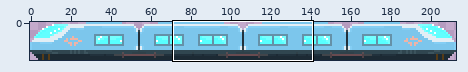
Two versions of one pixel-art file, item/bg/train.aseprite. The picture above shows the old version from afar; the outline marks the close-up.
Close-up. Earlier state:
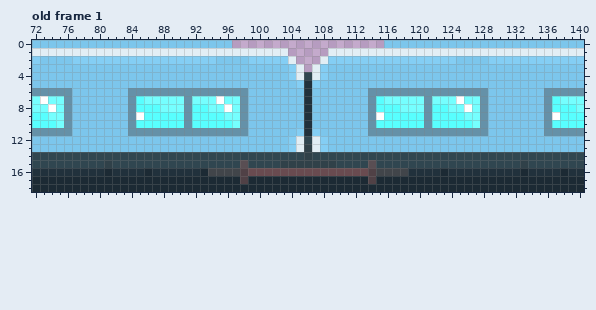
213x19 pixels, 1 frame. Colours within 5 levels of each other are drawn and written as one. Shown: old frame 1: x 72..140, y 0..18. The commit also changed other frames or places, which this record leaves out.
After:
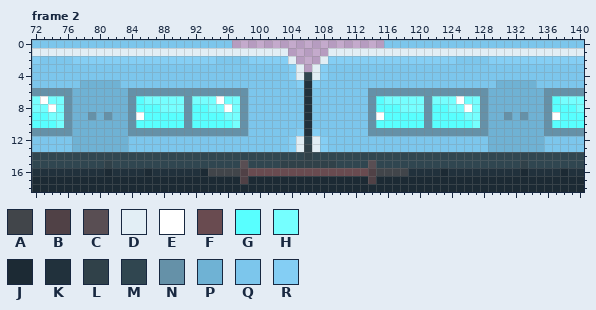
Palette (. is transparent): A #41454a  B #504146  C #594e53  D #e2eef5  E #ffffff  F #694b50  G #58ffff  H #75ffff  J #1c2a34  K #21313c  L #304149  M #304650  N #6591a8  P #6fb2d4  Q #7cc6ec  R #84cef4
A new or re-ordered frame is compared with the old frame closest to it.
Diff:
frames 1 -> 5
Frame 2 is new; against old frame 1, layer "train":
y 5: x 78..82 QQQQQ -> PPPPP; x 130..134 QQQQQ -> PPPPP
y 6..8: x 77..83 QQQQQQQ -> PPPPPPP; x 129..135 QQQQQQQ -> PPPPPPP
y 9: x 77..83 QQQQQQQ -> PPNPNPP; x 129..135 QQQQQQQ -> PPNPNPP
y 10..13: x 77..83 QQQQQQQ -> PPPPPPP; x 129..135 QQQQQQQ -> PPPPPPP
Changed places in both close-ups, as pixel boxes (x1, y1, x2, y2):
changed: (72, 80, 128, 152)
changed: (488, 80, 544, 152)
